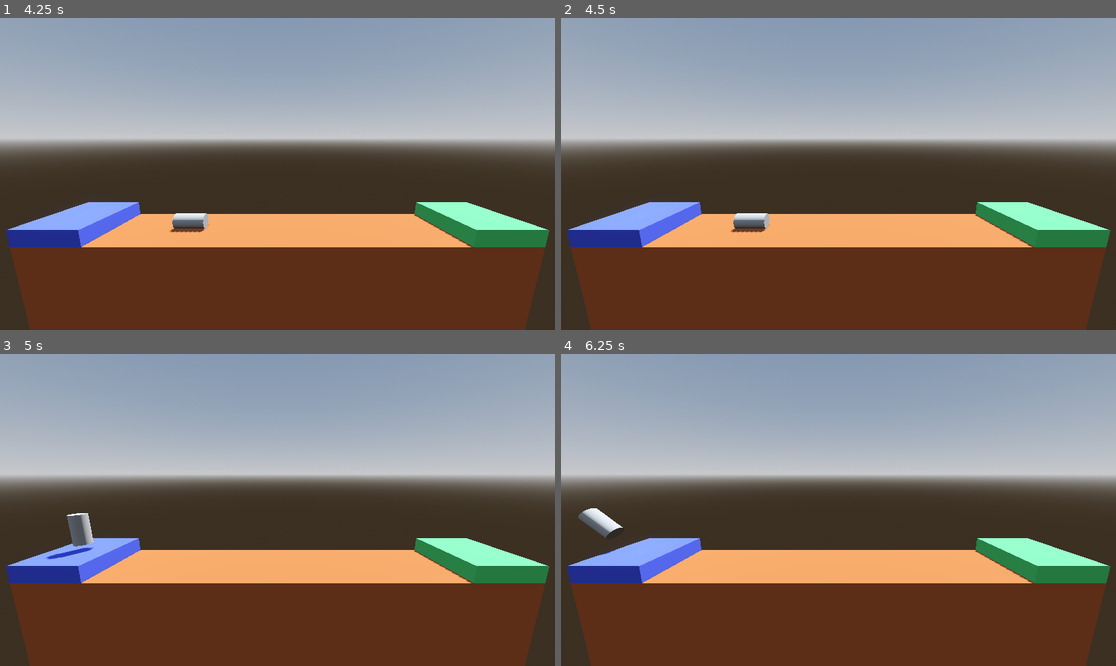
Above: before the commit, frames 1-4 (two rows, left to right).
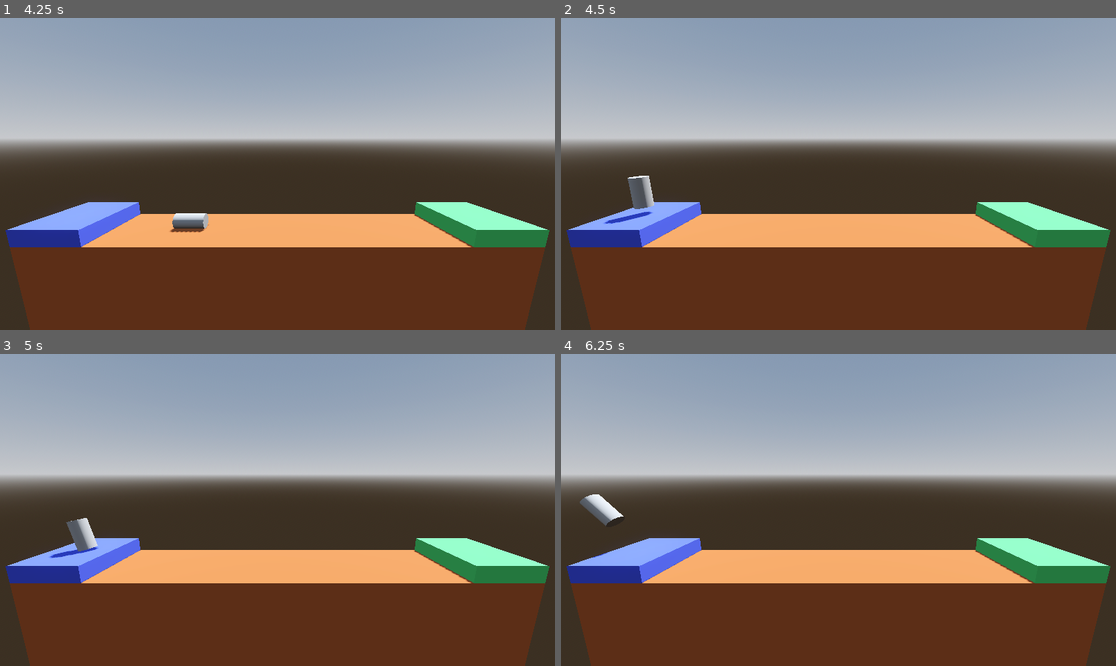
Above: after the commit, the same moments.

Repository: schwasam/godot-project-boost
Game: Godot game, scene res://Level/level_1.tscn
Same seed, same stepped clock (60 frames per second), same inputs: the game is played once before the commit and once after it. Sound files missing from this copy of the repository are replaced by a short silence.
Inputs:
- Up to frame 1 (4.25 s): hold Right (rotate_right) 0.53-1.28 s; hold Up (boost) 0.53-1.28 s; hold Left (rotate_left) 1.28-2.03 s; tap Up (boost) at 1.35, 2.85 s; hold Up (boost) 2.03-2.78 s; hold Right (rotate_right) 2.03-3.53 s; hold Left (rotate_left) from 3.53 s (still down); hold Up (boost) from 3.53 s (still down)
- Up to frame 2 (4.5 s): keep holding Left (rotate_left); tap Enter at 4.25 s; release Up (boost) at 4.28 s; tap Up (boost) at 4.35 s
- Up to frame 3 (5 s): keep holding Left (rotate_left)
- Up to frame 4 (6.25 s): hold Up (boost) 5.03-5.78 s; release Left (rotate_left) at 5.78 s; hold Right (rotate_right) from 5.78 s (still down); tap Up (boost) at 5.85 s

Frame 1 is identical in both runs. In frame 2, 0.9% of the frame differs, in the area x 7-38%, y 50-69%; in frame 3, 0.3%; in frame 4, 0.7%.

Commit message:
add sound fx for success and failure

Diff:
--- a/Player.gd
+++ b/Player.gd
@@ -7,6 +7,10 @@
 @export var torque_thrust: float = 100.0
 
 var is_transitioning: bool = false
+
+@onready var success_audio: AudioStreamPlayer = $SuccessAudio
+
+@onready var explosion_audio: AudioStreamPlayer = $ExplosionAudio
 
 
 func _physics_process(delta: float) -> void:
@@ -32,17 +36,19 @@
 
 func complete_level(next_level_file: String) -> void:
 	print("Level complete!")
+	success_audio.play()
 	set_physics_process(false)
 	is_transitioning = true
 	var tween = create_tween()
-	Assert.ignore(tween.tween_interval(1.0))
+	Assert.ignore(tween.tween_interval(success_audio.stream.get_length()))
 	Assert.ignore(tween.tween_callback(get_tree().change_scene_to_file.bind(next_level_file)))
 
 
 func crash_sequence() -> void:
 	print("Kaboom!")
+	explosion_audio.play()
 	set_physics_process(false)
 	is_transitioning = true
 	var tween = create_tween()
-	Assert.ignore(tween.tween_interval(1.0))
+	Assert.ignore(tween.tween_interval(explosion_audio.stream.get_length()))
 	Assert.ignore(tween.tween_callback(get_tree().reload_current_scene))
--- a/player.tscn
+++ b/player.tscn
@@ -1,6 +1,8 @@
-[gd_scene load_steps=4 format=3 uid="uid://buqja4c4le0yc"]
+[gd_scene load_steps=6 format=3 uid="uid://buqja4c4le0yc"]
 
 [ext_resource type="Script" path="res://Player.gd" id="1_bhqjo"]
+[ext_resource type="AudioStream" uid="uid://cfc07uhnrut1c" path="res://SFX - Death Explosion.ogg" id="2_h5v25"]
+[ext_resource type="AudioStream" uid="uid://cl2y7s47dres2" path="res://SFX - Success.ogg" id="3_npqhe"]
 
 [sub_resource type="CylinderMesh" id="CylinderMesh_j4kmh"]
 
@@ -23,4 +25,10 @@
 [node name="CollisionShape3D" type="CollisionShape3D" parent="."]
 shape = SubResource("CylinderShape3D_ors77")
 
+[node name="ExplosionAudio" type="AudioStreamPlayer" parent="."]
+stream = ExtResource("2_h5v25")
+
+[node name="SuccessAudio" type="AudioStreamPlayer" parent="."]
+stream = ExtResource("3_npqhe")
+
 [connection signal="body_entered" from="." to="." method="_on_body_entered"]
Not shown, added: SFX - Death Explosion.ogg.import
Not shown, added: SFX - Success.ogg.import
Not shown, added: SFX - Death Explosion.ogg
Not shown, added: SFX - Success.ogg
